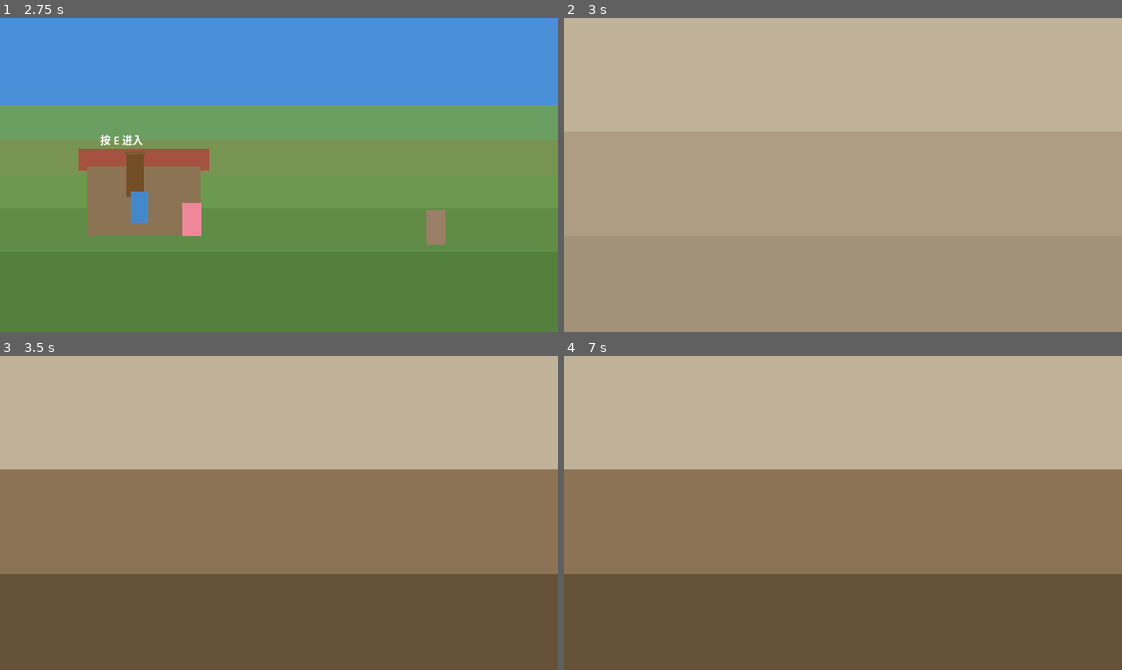
Above: before the commit, frames 1-4 (two rows, left to right).
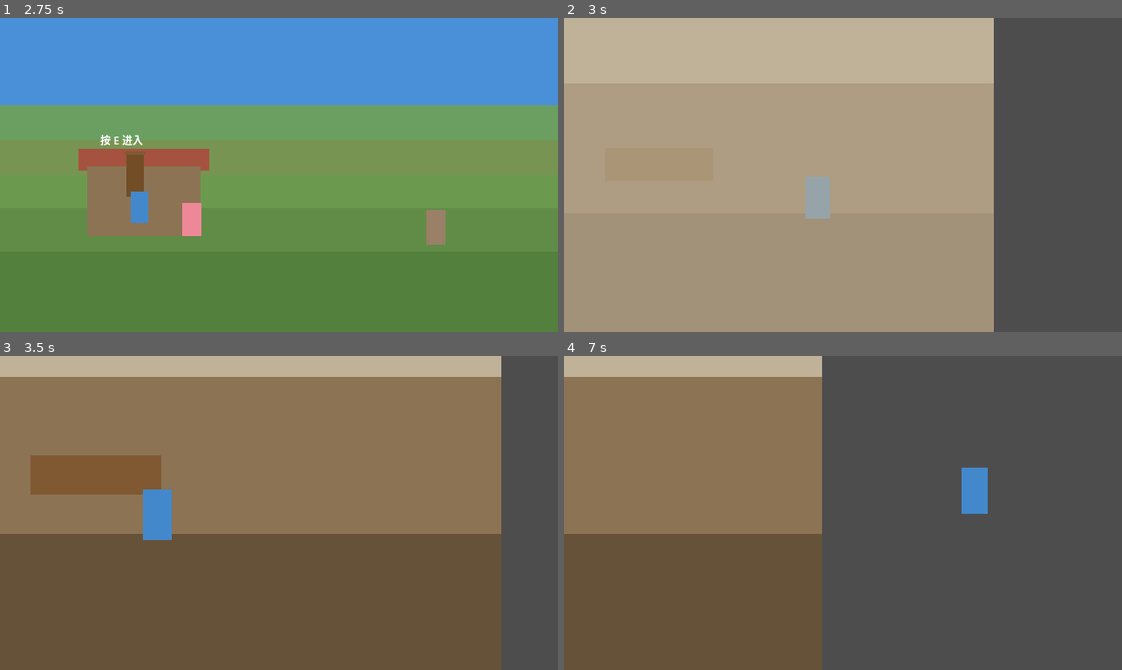
Above: after the commit, the same moments.

Repository: yuanzhoucanxiang/caojie
Game: Godot game, scene res://scenes/main.tscn
The game is run twice, just before and just after one commit, with the same random seed, the same clock (stepped at 60 frames per second) and the same inputs.
Inputs (mouse positions are in pixels of both pictures, inside the frame that each line leads up to):
- Up to frame 1 (2.75 s): tap Enter at 0.5, 2 s; move the mouse to (251, 237) at 0.52 s; hold W (move_up) 0.53-2.03 s; tap E (interact) at 0.6, 1.35, 2.1 s; click (251, 237) at 0.67 s; tap Space at 1.25 s; move the mouse to (446, 222) at 1.27 s; move the mouse to (111, 127) at 2.02 s; hold A (move_left) from 2.03 s (still down)
- Up to frame 2 (3 s): keep holding A (move_left); move the mouse to (870, 175) at 2.77 s; tap E (interact) at 2.85 s; click (870, 175) at 2.92 s
- Up to frame 3 (3.5 s): keep holding A (move_left)
- Up to frame 4 (7 s): move the mouse to (759, 434) at 3.52 s; release A (move_left) at 3.53 s; hold S (move_down) 3.53-4.28 s; tap E (interact) every 0.75 s from 3.6 to 6.6 s; tap Space at 4.25 s; move the mouse to (965, 497) at 4.27 s; hold D (move_right) 4.28-5.03 s; move the mouse to (731, 528) at 5.02 s; hold W (move_up) 5.03-5.78 s; click (731, 528) at 5.17 s; move the mouse to (898, 443) at 5.77 s; hold D (move_right) from 5.78 s (still down); move the mouse to (815, 575) at 6.52 s

Frame 1 is identical in both runs. In frame 2, 24% of the frame differs, in the area x 43-100%, y 0-100%; in frame 3, 51%; in frame 4, 73%, in the area x 0-100%, y 0-100%.

Commit message:
目标场景改回house_floor1.tscn

Diff:
--- a/scenes/main.tscn
+++ b/scenes/main.tscn
@@ -126,7 +126,7 @@
 [node name="HouseDoor" type="StaticBody2D" parent="House"]
 position = Vector2(55, 55)
 script = ExtResource("9_trigger")
-target_scene_path = "res://scenes/areas/indoor_test.tscn"
+target_scene_path = "res://scenes/areas/house_floor1.tscn"
 target_area_id = "house_floor1"
 transition_color = Color(0.75, 0.7, 0.6, 1)
 prompt_text = "按 E 进入"
